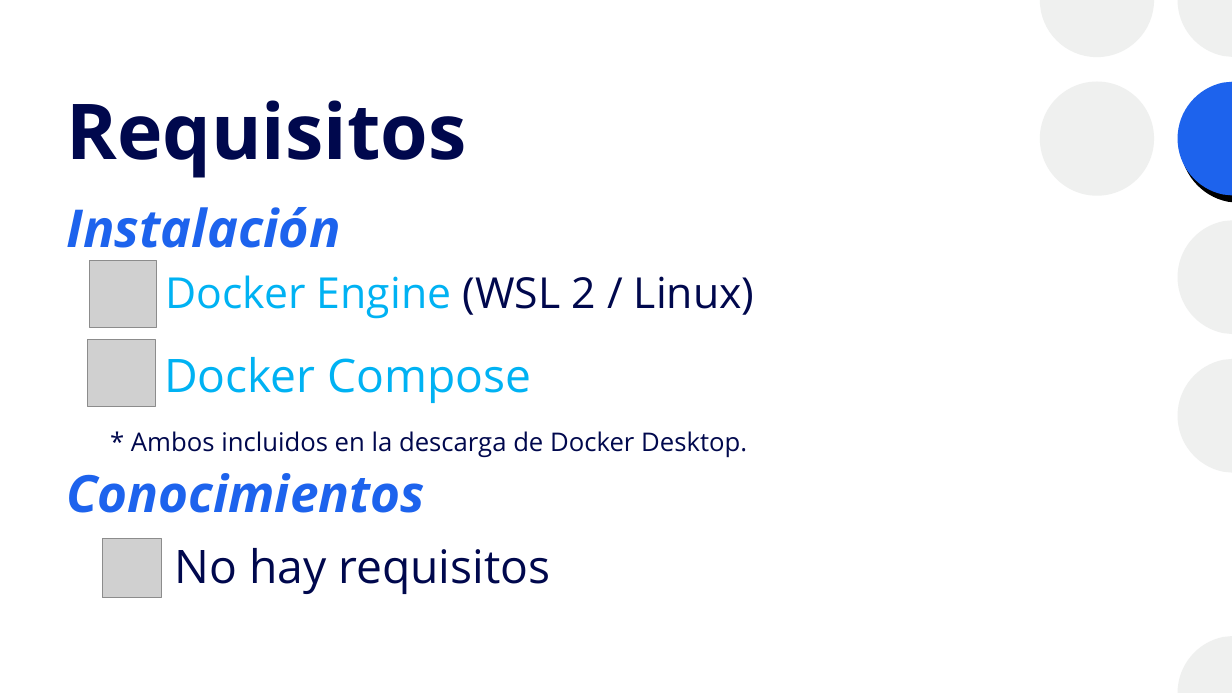
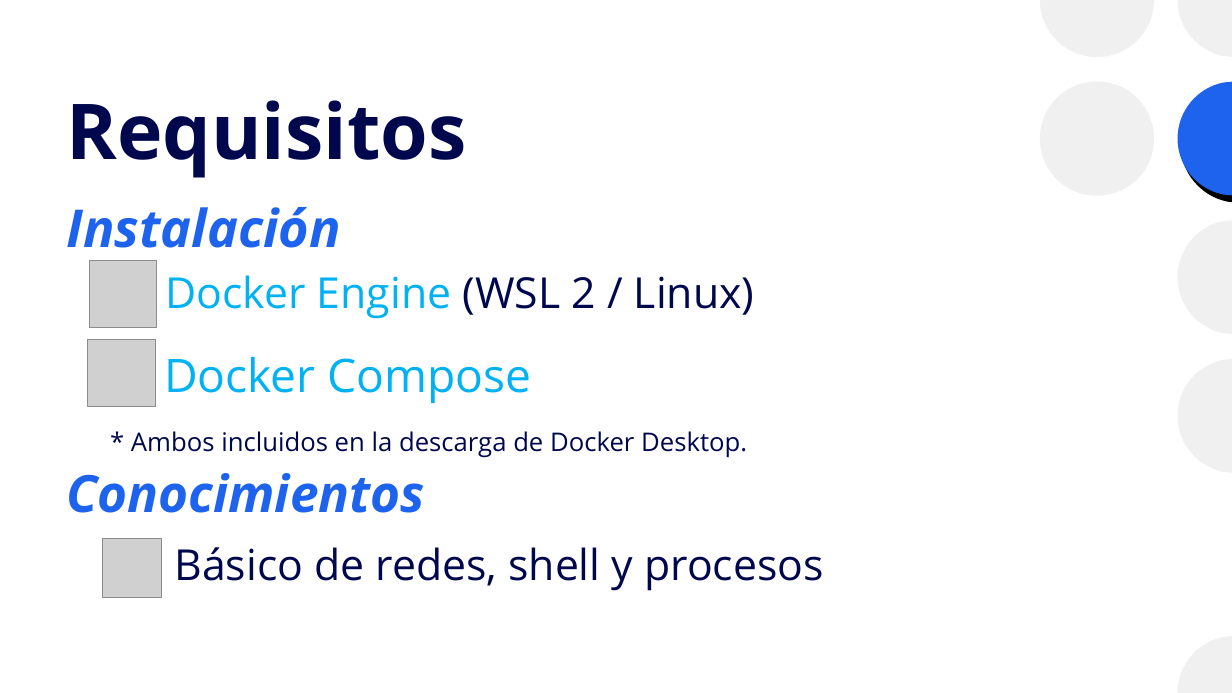
Before and after one commit to josanri/docker-workshop, a slide deck: slide 3 of Introducción a Docker.pptx. Drawn at 1232x693 pixels with LibreOffice and Linux fonts; fonts in the diff are those of the drawing; grey boxes stand for pictures. Boxes give left, top, right and bottom in pixels: in the first picture for what was removed or moved away, otherwise in the second. Text is boxed around its words. In the diff, an @@ line names an element or a change of style, - is before the commit and + after.

```diff
--- a/Introducción a Docker.pptx
+++ b/Introducción a Docker.pptx
@@ text at (174,547,824,591): text changed; size 36 to 33.3 pt @@
-No hay requisitos
+Básico de redes, shell y procesos
```
Also in this commit, not shown: 16 other slides changed, 2 slides added, 1 slide removed, 1 other file.
